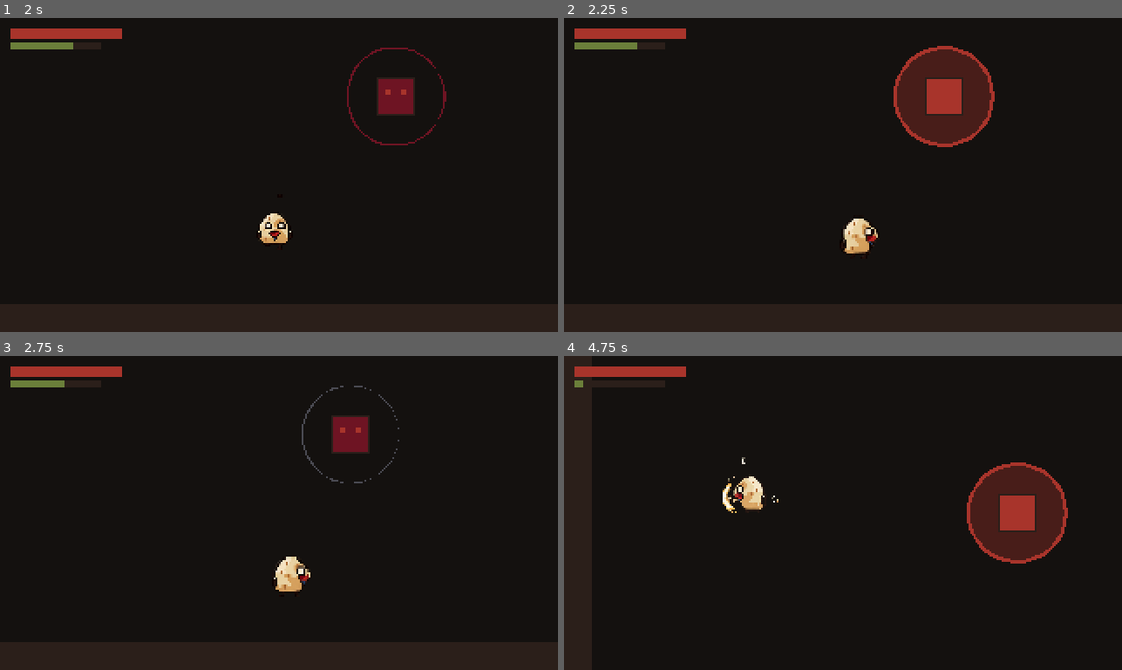
Above: before the commit, frames 1-4 (two rows, left to right).
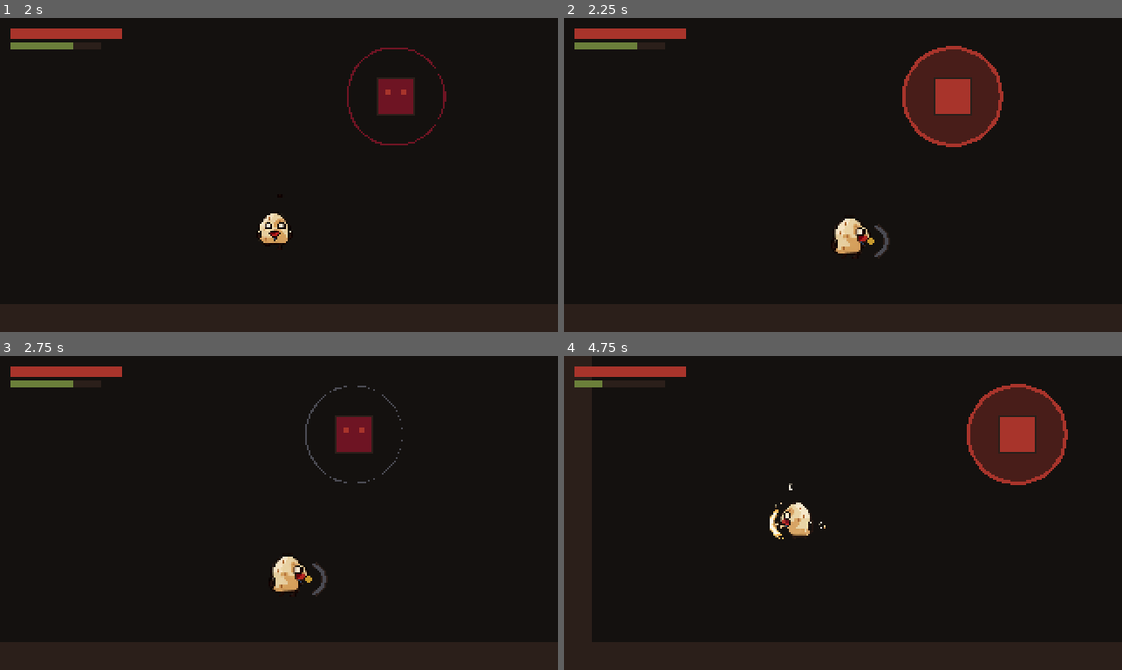
Above: after the commit, the same moments.

Repository: devkhongluong/eggworld
Game: Godot game, scene res://scenes/levels/test_arena.tscn
The game is run twice, just before and just after one commit, with the same random seed, the same clock (stepped at 60 frames per second) and the same inputs.
Inputs:
- Up to frame 1 (2 s): tap Enter at 0.5 s; hold D (move_right) 0.53-1.28 s; tap J (attack) at 0.6 s; tap Space (dodge) at 0.8, 1.35 s; hold S (move_down) from 1.28 s (still down); tap L (guard) at 1.55 s
- Up to frame 2 (2.25 s): release S (move_down) at 2.03 s; hold D (move_right) from 2.03 s (still down); hold L (guard) from 2.03 s (still down)
- Up to frame 3 (2.75 s): keep holding D (move_right); keep holding L (guard); tap J (attack) at 2.3 s
- Up to frame 4 (4.75 s): release D (move_right) at 2.78 s; release L (guard) at 2.78 s; hold W (move_up) 2.78-3.53 s; tap J (attack) at 2.85, 4.55 s; tap Space (dodge) at 3.05, 3.6 s; hold L (guard) 3.53-4.28 s; hold A (move_left) from 3.53 s (still down); tap L (guard) at 4.35 s

Frame 1 is identical in both runs. In frame 2, 2.7% of the frame differs, in the area x 48-79%, y 8-77%; in frame 3, 1.0%; in frame 4, 9.1%, in the area x 3-91%, y 7-67%.

Commit message:
feat(combat): implement guard mechanic with front arc check, stamina drain, guard break, and temporary shield visual

Diff:
--- a/data/stats.json
+++ b/data/stats.json
@@ -25,7 +25,12 @@
 	"attack_combo_damage": [15, 18, 28],
 	"attack_cooldowns": [0.15, 0.15, 0.45],
 	"combo_window": 0.55,
-	"attack_stamina_costs": [10.0, 12.0, 18.0]
+	"attack_stamina_costs": [10.0, 12.0, 18.0],
+	"guard_damage_reduction": 0.75,
+	"guard_stamina_cost_per_hit": 25.0,
+	"guard_speed_multiplier": 0.45,
+	"guard_break_stun_duration": 0.8,
+	"guard_arc_degrees": 180.0
   },
   "dummy_enemy": {
 	"max_hp": 50,
--- a/scripts/player/egg_visual.gd
+++ b/scripts/player/egg_visual.gd
@@ -16,8 +16,18 @@
 # Danh sách mảnh vỏ đang văng: { pos: Vector2, vel: Vector2, color: Color, size: Vector2, life: float, max_life: float }
 var shell_shards: Array[Dictionary] = []
 
+# Trạng thái đỡ đòn
+var is_guarding: bool = false
+var guard_dir: Vector2 = Vector2.DOWN
+
 func _ready() -> void:
 	set_process(true)
+
+func set_guarding(guarding: bool, dir: Vector2) -> void:
+	if is_guarding != guarding or guard_dir != dir:
+		is_guarding = guarding
+		guard_dir = dir
+		queue_redraw()
 
 func set_hp_ratio(ratio: float) -> void:
 	current_hp_ratio = clampf(ratio, 0.0, 1.0)
@@ -122,3 +132,15 @@
 		var end_ang: float = base_angle + PI * 0.45
 		draw_arc(slash_center, arc_radius, start_ang, end_ang, 12, slash_color, 2.0)
 		draw_arc(slash_center, arc_radius - 2.0, start_ang, end_ang, 12, Palette.NAU_HAM, 1.0)
+
+	# 4. Hình khối tạm thời biểu diễn thế Đỡ Đòn (Guard)
+	if is_guarding:
+		var shield_center := Vector2(0, -10) + guard_dir.normalized() * 11.0
+		var guard_angle: float = guard_dir.angle()
+		var g_start: float = guard_angle - PI * 0.40
+		var g_end: float = guard_angle + PI * 0.40
+		# Vòng vòng cung khiên Xám Sắt với viền Nâu Hầm
+		draw_arc(shield_center, 9.0, g_start, g_end, 10, Palette.NAU_HAM, 3.5)
+		draw_arc(shield_center, 9.0, g_start, g_end, 10, Palette.XAM_SAT, 2.0)
+		# Điểm tâm khiên Vàng Cổ
+		draw_circle(shield_center, 2.0, Palette.VANG_CO)
--- a/scripts/player/player.gd
+++ b/scripts/player/player.gd
@@ -62,6 +62,16 @@
 var combo_window_timer: float = 0.0
 var already_hit_enemies: Array[Node] = []
 var accumulated_melee_damage: int = 0
+
+# Trạng thái đỡ đòn (Guard)
+var is_guarding: bool = false
+var is_stunned: bool = false
+var stun_timer: float = 0.0
+var guard_damage_reduction: float = 0.75
+var guard_stamina_cost_per_hit: float = 25.0
+var guard_speed_multiplier: float = 0.45
+var guard_break_stun_duration: float = 0.8
+var guard_arc_degrees: float = 180.0
 
 # Hoạt ảnh và hit_frames
 var animations_config: Dictionary = {}
@@ -108,6 +118,12 @@
 	attack_cooldowns = GameData.get_stat("player", "attack_cooldowns", [0.15, 0.15, 0.45])
 	combo_window = float(GameData.get_stat("player", "combo_window", 0.55))
 	attack_stamina_costs = GameData.get_stat("player", "attack_stamina_costs", [10.0, 12.0, 18.0])
+
+	guard_damage_reduction = float(GameData.get_stat("player", "guard_damage_reduction", 0.75))
+	guard_stamina_cost_per_hit = float(GameData.get_stat("player", "guard_stamina_cost_per_hit", 25.0))
+	guard_speed_multiplier = float(GameData.get_stat("player", "guard_speed_multiplier", 0.45))
+	guard_break_stun_duration = float(GameData.get_stat("player", "guard_break_stun_duration", 0.8))
+	guard_arc_degrees = float(GameData.get_stat("player", "guard_arc_degrees", 180.0))
 
 	# Nạp kích thước Collision & Hurtbox từ stats.json (Điểm 5)
 	var col_size: Array = GameData.get_stat("player", "collision_size", [10.0, 6.0])
@@ -230,11 +246,27 @@
 		if combo_window_timer <= 0.0 and not is_attacking:
 			combo_step = 0
 
+	if stun_timer > 0.0:
+		stun_timer -= delta
+		if stun_timer <= 0.0:
+			is_stunned = false
+
 	if stamina_delay_timer > 0.0:
 		stamina_delay_timer -= delta
 
 func process_input_and_movement(delta: float) -> void:
+	if is_stunned:
+		is_guarding = false
+		if visual_node != null and visual_node.has_method("set_guarding"):
+			visual_node.set_guarding(false, facing_direction)
+		velocity = Vector2.ZERO
+		move_and_slide()
+		return
+
 	if is_dodging:
+		is_guarding = false
+		if visual_node != null and visual_node.has_method("set_guarding"):
+			visual_node.set_guarding(false, facing_direction)
 		dodge_timer -= delta
 		velocity = dodge_direction * (move_speed * dodge_speed_multiplier)
 		move_and_slide()
@@ -243,20 +275,33 @@
 		return
 
 	if is_attacking:
+		is_guarding = false
+		if visual_node != null and visual_node.has_method("set_guarding"):
+			visual_node.set_guarding(false, facing_direction)
 		velocity = Vector2.ZERO
 		move_and_slide()
 		return
+
+	# Kiểm tra trạng thái Giữ Guard
+	var wants_guard: bool = Input.is_action_pressed("guard") and current_stamina > 0.0
+	is_guarding = wants_guard
+	if visual_node != null and visual_node.has_method("set_guarding"):
+		visual_node.set_guarding(is_guarding, facing_direction)
 
 	var input_vector: Vector2 = Input.get_vector("move_left", "move_right", "move_up", "move_down")
 	if input_vector != Vector2.ZERO:
 		facing_direction = input_vector.normalized()
-		velocity = input_vector * move_speed
+		var speed: float = move_speed
+		if is_guarding:
+			speed *= guard_speed_multiplier
+		velocity = input_vector * speed
 		stamina_delay_timer = maxf(stamina_delay_timer, stamina_recovery_delay)
 	else:
 		velocity = Vector2.ZERO
 
-	if Input.is_action_just_pressed("attack"):
-		try_attack()
+	if not is_guarding:
+		if Input.is_action_just_pressed("attack"):
+			try_attack()
 
 	if Input.is_action_just_pressed("dodge"):
 		try_dodge(input_vector)
@@ -404,7 +449,7 @@
 	dodge_cooldown_timer = dodge_cooldown
 
 func process_stamina(delta: float) -> void:
-	if not is_dodging and not is_attacking and velocity == Vector2.ZERO and stamina_delay_timer <= 0.0:
+	if not is_dodging and not is_attacking and not is_guarding and not is_stunned and velocity == Vector2.ZERO and stamina_delay_timer <= 0.0:
 		if current_stamina < max_stamina:
 			current_stamina = minf(max_stamina, current_stamina + stamina_recovery_rate * delta)
 			stamina_changed.emit(current_stamina, max_stamina)
@@ -422,46 +467,105 @@
 		if flash_timer <= 0.0:
 			modulate = Color.WHITE
 
-func receive_hit(damage: int, _attack_source: Node) -> Dictionary:
+func receive_hit(damage: int, attack_source: Node) -> Dictionary:
 	if is_dead:
-		return {"hit": false, "dodged": false}
+		return {"hit": false, "dodged": false, "guarded": false}
 
 	if is_invulnerable:
 		if is_dodging:
 			print("[COMBAT] Né thành công đòn đánh! +2 điểm DODGE")
 			BehaviorTracker.add_points(BehaviorTracker.ACTION_DODGE, 2)
-			return {"hit": false, "dodged": true}
+			return {"hit": false, "dodged": true, "guarded": false}
 		else:
 			# Đang trong thời gian chớp miễn nhiễm sau khi bị thương (i-frame)
-			return {"hit": false, "dodged": false}
-
-	current_hp = maxi(0, current_hp - damage)
+			return {"hit": false, "dodged": false, "guarded": false}
+
+	# Kiểm tra cơ chế Đỡ Đòn (Guard)
+	var guarded_successfully: bool = false
+	var final_damage: int = damage
+
+	if is_guarding and not is_stunned:
+		# Xác định hướng từ Player tới nguồn tấn công
+		var incoming_dir := facing_direction
+		if attack_source != null and "global_position" in attack_source:
+			var diff: Vector2 = (attack_source.global_position - global_position)
+			if diff != Vector2.ZERO:
+				incoming_dir = diff.normalized()
+
+		# Tính góc giữa hướng nhìn của Player và hướng của đòn tấn công
+		var angle_diff_rad: float = abs(facing_direction.angle_to(incoming_dir))
+		var max_allowed_rad: float = deg_to_rad(guard_arc_degrees * 0.5)
+
+		if angle_diff_rad <= max_allowed_rad:
+			# Đòn đánh nằm trong cung đỡ phía trước!
+			if current_stamina >= guard_stamina_cost_per_hit:
+				# Đỡ thành công
+				current_stamina -= guard_stamina_cost_per_hit
+				stamina_changed.emit(current_stamina, max_stamina)
+				stamina_delay_timer = stamina_recovery_delay
+
+				final_damage = int(round(float(damage) * (1.0 - guard_damage_reduction)))
+				guarded_successfully = true
+
+				BehaviorTracker.add_points(BehaviorTracker.ACTION_GUARD, 2)
+				print("[COMBAT] Đỡ đòn thành công! Giảm sát thương từ %d xuống %d (-%.1f Stamina, +2 GUARD)" % [
+					damage, final_damage, guard_stamina_cost_per_hit
+				])
+
+				# Hiệu ứng nảy lùi nhẹ & nháy sáng Xám Sắt
+				modulate = Palette.XAM_SAT
+				flash_timer = 0.12
+			else:
+				# Vỡ thế đỡ (Guard Break): Hết stamina khi đỡ
+				current_stamina = 0.0
+				stamina_changed.emit(current_stamina, max_stamina)
+				stamina_delay_timer = stamina_recovery_delay * 1.5
+
+				is_guarding = false
+				is_stunned = true
+				stun_timer = guard_break_stun_duration
+				final_damage = damage # Nhận trọn sát thương
+
+				if visual_node != null and visual_node.has_method("set_guarding"):
+					visual_node.set_guarding(false, facing_direction)
+
+				print("[COMBAT] VỠ THẾ ĐỠ (Guard Break)! Choáng trong %.2fs và nhận trọn %d sát thương!" % [
+					guard_break_stun_duration, final_damage
+				])
+		else:
+			print("[COMBAT] Bị đánh từ phía sau / ngoài cung đỡ (góc: %.1f độ)! Không thể đỡ đòn." % rad_to_deg(angle_diff_rad))
+
+	current_hp = maxi(0, current_hp - final_damage)
 	hp_changed.emit(current_hp, max_hp)
-	print("[COMBAT] Player nhận %d sát thương! HP còn: %d/%d" % [damage, current_hp, max_hp])
+	print("[COMBAT] Player nhận %d sát thương! HP còn: %d/%d" % [final_damage, current_hp, max_hp])
 
 	# Cập nhật tỉ lệ máu cho EggVisual để vẽ vết nứt to dần
 	if visual_node != null and visual_node.has_method("set_hp_ratio"):
 		visual_node.set_hp_ratio(float(current_hp) / float(maxi(1, max_hp)))
 
-	# Bắn hiệu ứng mảnh vỏ văng tung tóe
+	# Bắn hiệu ứng mảnh vỏ văng tung tóe (nếu đỡ thành công văng ít hơn)
 	if visual_node != null and visual_node.has_method("spawn_shell_burst"):
-		visual_node.spawn_shell_burst(7)
+		visual_node.spawn_shell_burst(3 if guarded_successfully else 7)
 
 	if current_hp <= 0:
 		die()
-		return {"hit": true, "dodged": false}
-
-	# Khung bất tử ngắn (i-frame 0.25s) và chớp đỏ phản hồi trúng đòn
-	is_invulnerable = true
-	hurt_invulnerable_timer = 0.25
-	flash_timer = 0.18
-	modulate = Palette.DO_GACH
-
-	return {"hit": true, "dodged": false}
+		return {"hit": true, "dodged": false, "guarded": guarded_successfully}
+
+	if not guarded_successfully:
+		# Khung bất tử ngắn (i-frame 0.25s) và chớp đỏ phản hồi trúng đòn
+		is_invulnerable = true
+		hurt_invulnerable_timer = 0.25
+		flash_timer = 0.18
+		modulate = Palette.DO_GACH
+
+	return {"hit": true, "dodged": false, "guarded": guarded_successfully}
 
 func die() -> void:
 	is_dead = true
 	is_hurt = false
+	is_guarding = false
+	is_stunned = false
+	stun_timer = 0.0
 	velocity = Vector2.ZERO
 	is_dodging = false
 	is_invulnerable = false
@@ -469,6 +573,8 @@
 	combo_step = 0
 	respawn_timer = 1.5
 	modulate = Color.WHITE
+	if visual_node != null and visual_node.has_method("set_guarding"):
+		visual_node.set_guarding(false, facing_direction)
 	print("[PLAYER] VỎ ĐÃ VỠ... Bắt đầu chuẩn bị hồi sinh.")
 
 	# Phát death animation
@@ -490,6 +596,9 @@
 	current_stamina = max_stamina
 	is_dead = false
 	is_hurt = false
+	is_guarding = false
+	is_stunned = false
+	stun_timer = 0.0
 	is_dodging = false
 	is_invulnerable = false
 	hurt_invulnerable_timer = 0.0
@@ -500,6 +609,8 @@
 	dodge_cooldown_timer = 0.0
 	attack_cooldown_timer = 0.0
 	modulate = Color.WHITE
+	if visual_node != null and visual_node.has_method("set_guarding"):
+		visual_node.set_guarding(false, facing_direction)
 	if visual_node != null and visual_node.has_method("set_hp_ratio"):
 		visual_node.set_hp_ratio(1.0)
 	hp_changed.emit(current_hp, max_hp)
